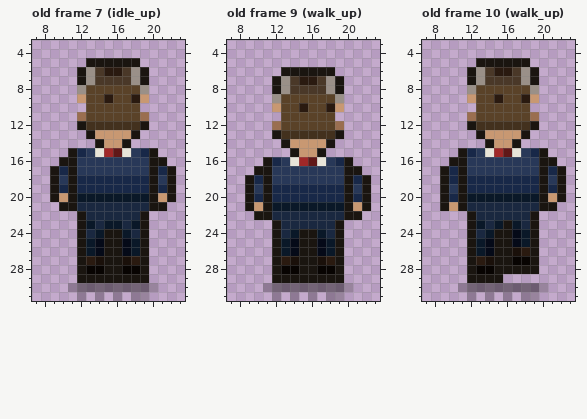
File history of a pixel-art file, public/sprites/agents/thomas_park_sheet.aseprite. The picture above was drawn from the file before the commit.
32x32 pixels, 11 frames. Colours within 5 levels of each other are drawn and written as one. Shown: old frame 7 (idle_up): x 7..23, y 3..31; old frame 9 (walk_up): x 7..23, y 3..31; old frame 10 (walk_up): x 7..23, y 3..31. The commit also changed other frames, which this record leaves out.
And afterwards:
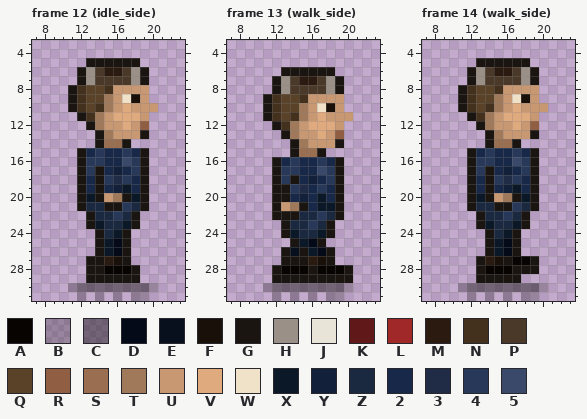
Palette (. is transparent): A #080402  B #0a08063c  C #0a08066e  D #050a18  E #07101c  F #1a100a  G #1a1510  H #9a9088  J #e8e4d8  K #601818  L #a02828  M #2a1a10  N #43311e  P #4a3828  Q #5a4228  R #905e42  S #9a6e50  T #a0795b  U #c89872  V #e0aa7f  W #f0e2c8  X #0a1828  Y #132039  Z #1a2840  2 #182848  3 #202c46  4 #283858  5 #3a486a
A new or re-ordered frame is compared with the old frame closest to it.
Edits made:
frames 11 -> 16
Changed rows in their new state; - is an unchanged pixel.
Frame 12 (idle_side) is new; against old frame 7 (idle_up):
first column x 9:
 8 --GN--NUUUU---
 9 --GN--TUWF----
10 --GN-NTUVUUU--
11 ---GNTUVVVU---
12 ---.GTUUVUR---
13 ----.GT--UG---
14 ------SS------
15 --.G242242G.--
16 -..G--225-G..-
17 ...G-G2Y2-G...
18 ...G-G434-G...
19 ...G-G-YX-G...
20 ...G-GUTG-G...
21 -..G--GG4-G..-
22 ---.G--4-G.---
23 ---.GXZZXG.---
24 ---..GZXG..---
25 ---..GXDG..---
26 ---..GXDG..---
27 ---.GGMFG..---
28 ---.GGAA-G.---
29 ---.------.---
Frame 13 (walk_side) is new; against old frame 9 (walk_up):
first column x 9:
 9 --GN--NUUUU---
10 --GN--TUWF----
11 --GN-NTUVUUU--
12 ---GNTUVVVU---
13 ---.GTUUVUR---
14 ----.GT--UG---
15 ------SS------
16 --.G242242G.--
17 -..G--225-G..-
18 ...G-G2Y2-G...
19 ...GG43-4-G...
20 ...GG-Y-X-G...
21 ...GUTG2--G...
22 -..GGG--4-G..-
23 ---.G--4-G.---
24 ---.G-ZZ-G.---
25 ---..GXDG..---
26 ---.GE-X-G.---
27 ---.GG-M-G.---
28 ------A---AG--
29 -----------G--
Frame 14 (walk_side) is new; against old frame 10 (walk_up):
first column x 9:
 8 --GN--NUUUU---
 9 --GN--TUWF----
10 --GN-NTUVUUU--
11 ---GNTUVVVU---
12 ---.GTUUVUR---
13 ----.GT--UG---
14 ------SS------
15 --.G242242G.--
16 -..G--225-G..-
17 ...G-G2Y2-G...
18 ...G-G434-G...
19 ...G-G-YX-G...
20 ...G-GUTG-G...
21 ...G--GG4-G..-
22 ---.G--4-G.---
23 ---.GXZZ-G.---
24 ---..GZXG..---
25 ---..GXDG..---
26 ---..GXDG..---
27 ---.GMF-------
28 ---.G-AA------
29 ---.---GG-----
Boxes around the changes in both pictures, in picture pixels (x1, y1, x2, y2):
changed: (50, 85, 176, 283)
changed: (245, 94, 371, 283)
changed: (440, 85, 566, 283)
